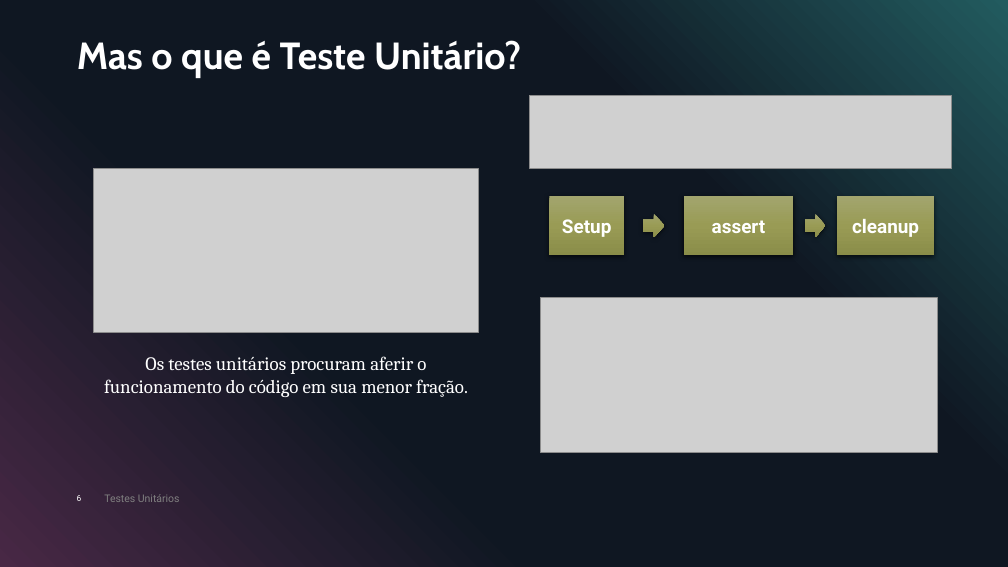
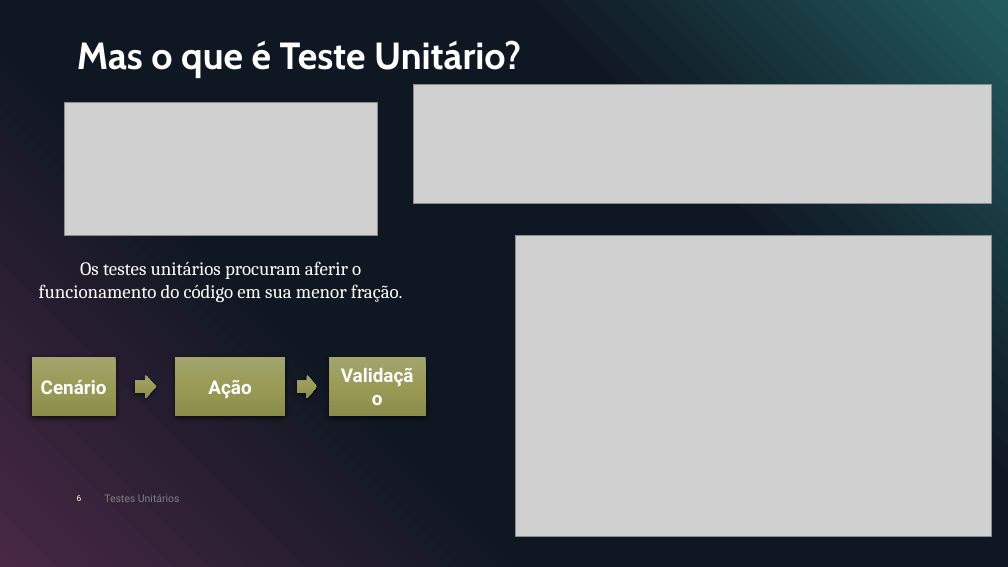
Before and after one commit to gelsongilmar/palestras, a slide deck: slide 6 of Teste Unitário/Porque criar testes unitários.pptx. Drawn at 1008x567 pixels with LibreOffice and Linux fonts; fonts in the diff are those of the drawing; grey boxes stand for pictures. Boxes give left, top, right and bottom in pixels: in the first picture for what was removed or moved away, otherwise in the second. Text is boxed around its words. In the diff, an @@ line names an element or a change of style, - is before the commit and + after.

Commit message:
Validação da apresentação de slides

```diff
--- a/Teste Unitário/Porque criar testes unitários.pptx
+++ b/Teste Unitário/Porque criar testes unitários.pptx
@@ picture added at [414, 84, 992, 203] @@
@@ picture: place and size @@
-picture at [94, 169, 479, 332]
+picture at [64, 102, 377, 235]
@@ picture removed at [529, 95, 951, 169] @@
@@ rectangle removed at [550, 196, 625, 256] @@
-Setup
@@ rectangle removed at [684, 196, 793, 256] @@
-assert
@@ rectangle removed at [837, 197, 934, 256] @@
-cleanup
@@ picture added at [516, 235, 992, 536] @@
@@ text "Os testes unitários procuram aferir ...": place and size @@
-text "Os testes unitários procuram aferir ..." at [104, 356, 468, 397]
+text "Os testes unitários procuram aferir ..." at [39, 261, 403, 302]
@@ picture removed at [540, 297, 937, 452] @@
@@ rectangle added at [32, 357, 116, 417], fill gradient #A2A56E to #999C56 to #8A8E49, 18 pt, text #FFFFFF, bold @@
+Cenário
@@ rectangle added at [175, 357, 285, 417], fill gradient #A2A56E to #999C56 to #8A8E49, 18 pt, text #FFFFFF, bold @@
+Ação
@@ rectangle added at [329, 357, 426, 416], fill gradient #A2A56E to #999C56 to #8A8E49, 18 pt, text #FFFFFF, bold @@
+Validação
@@ right arrow: place and size @@
-right arrow at [644, 214, 665, 237]
+right arrow at [135, 375, 156, 399]
@@ right arrow: place and size @@
-right arrow at [805, 214, 826, 237]
+right arrow at [297, 375, 318, 399]
@@ ellipse removed at [948, 493, 957, 502] @@
```
Also in this commit, not shown: 6 other slides changed.
